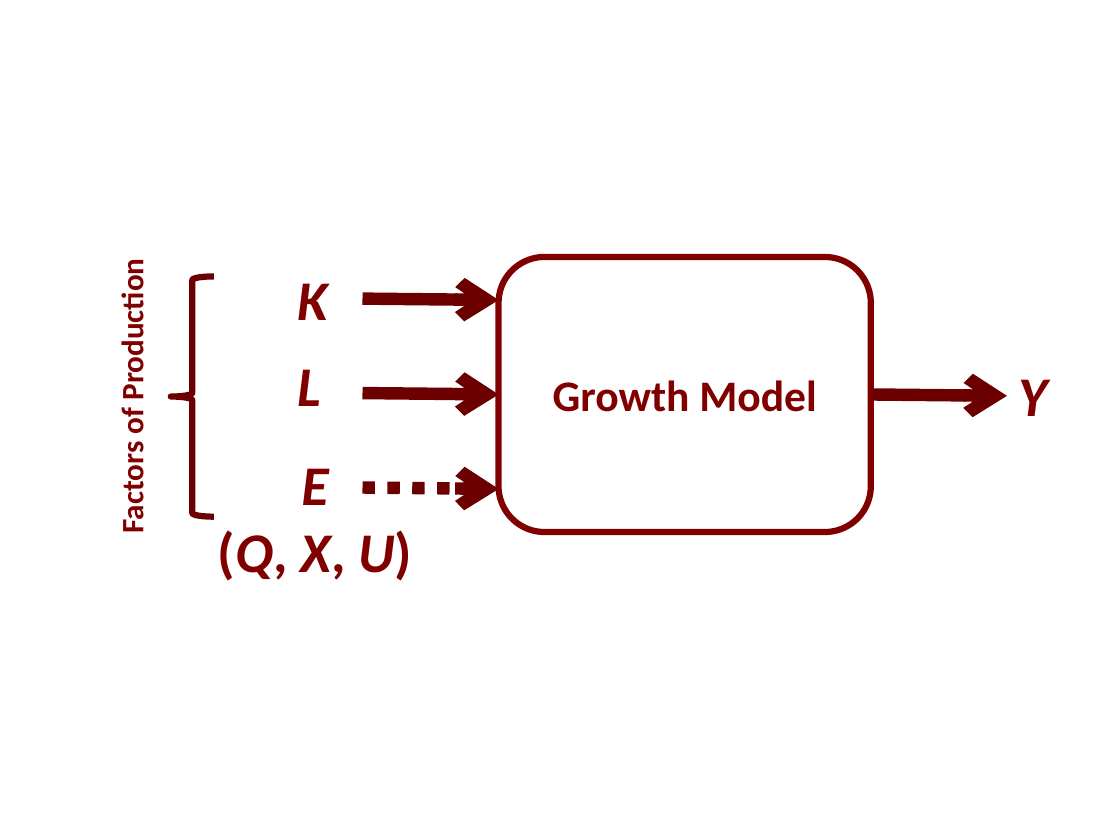
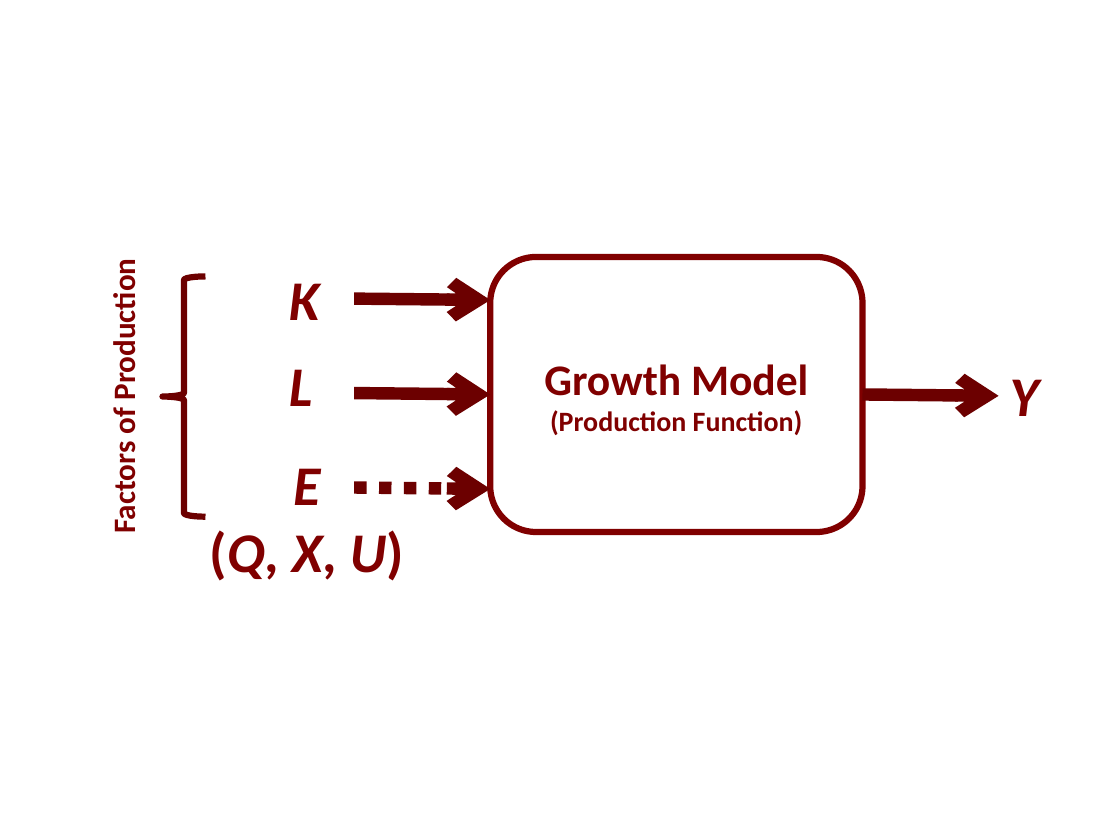
Before and after one commit to EconModels/MacroGrowth, a slide deck: slide 8 of figure_other/Seminar Figures.pptx. Drawn at 1120x840 pixels with LibreOffice and Linux fonts; fonts in the diff are those of the drawing. Boxes give left, top, right and bottom in pixels: in the first picture for what was removed or moved away, otherwise in the second. Text is boxed around its words. In the diff, an @@ line names an element or a change of style, - is before the commit and + after.

```diff
--- a/figure_other/Seminar Figures.pptx
+++ b/figure_other/Seminar Figures.pptx
@@ text "Factors of Production" moved from (x1=114, y1=272, x2=152, y2=530) to (x1=105, y1=272, x2=143, y2=530) @@
@@ rounded rectangle "Growth Model" moved from (x1=498, y1=256, x2=870, y2=532) to (x1=491, y1=256, x2=862, y2=532) @@
@@ 4 texts, 4 arrows, 1 left brace moved together from (x1=171, y1=277, x2=1047, y2=581) to (x1=162, y1=277, x2=1039, y2=581) @@
@@ text in rounded rectangle at (x1=550, y1=410, x2=803, y2=435): paragraph added @@
+(Production Function)
```
Also in this commit, not shown: 2 other files.
